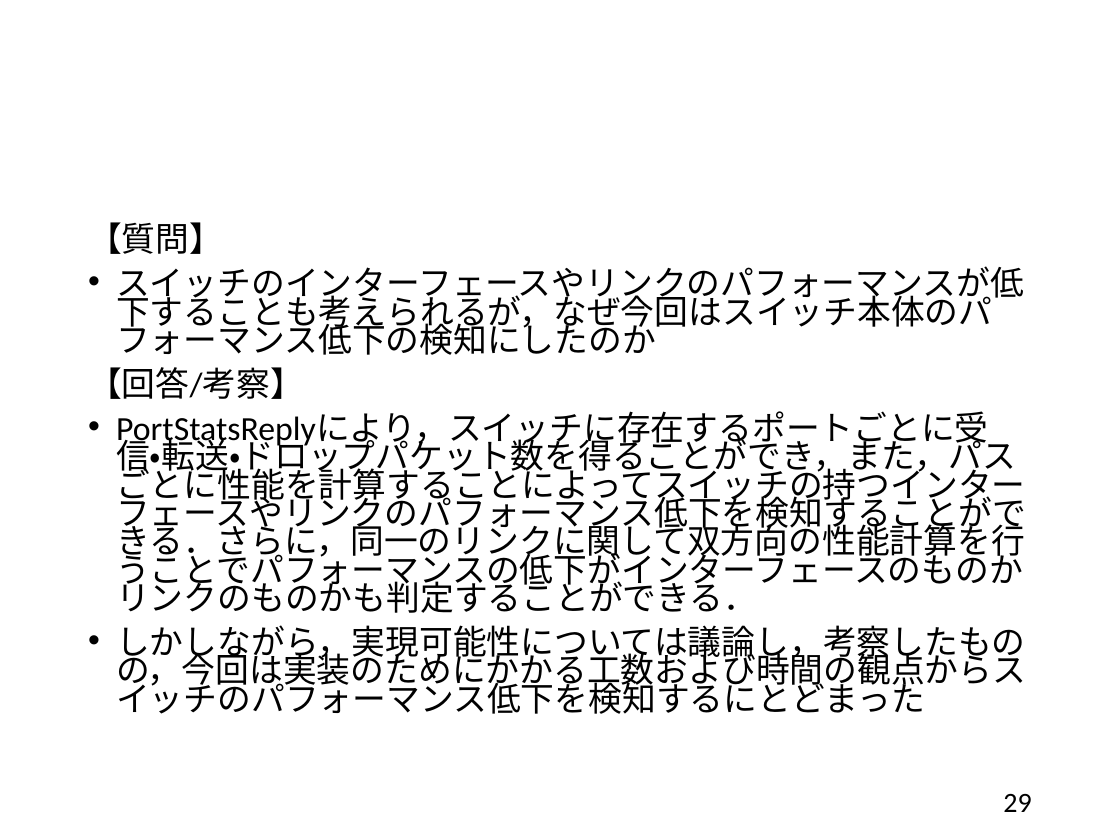
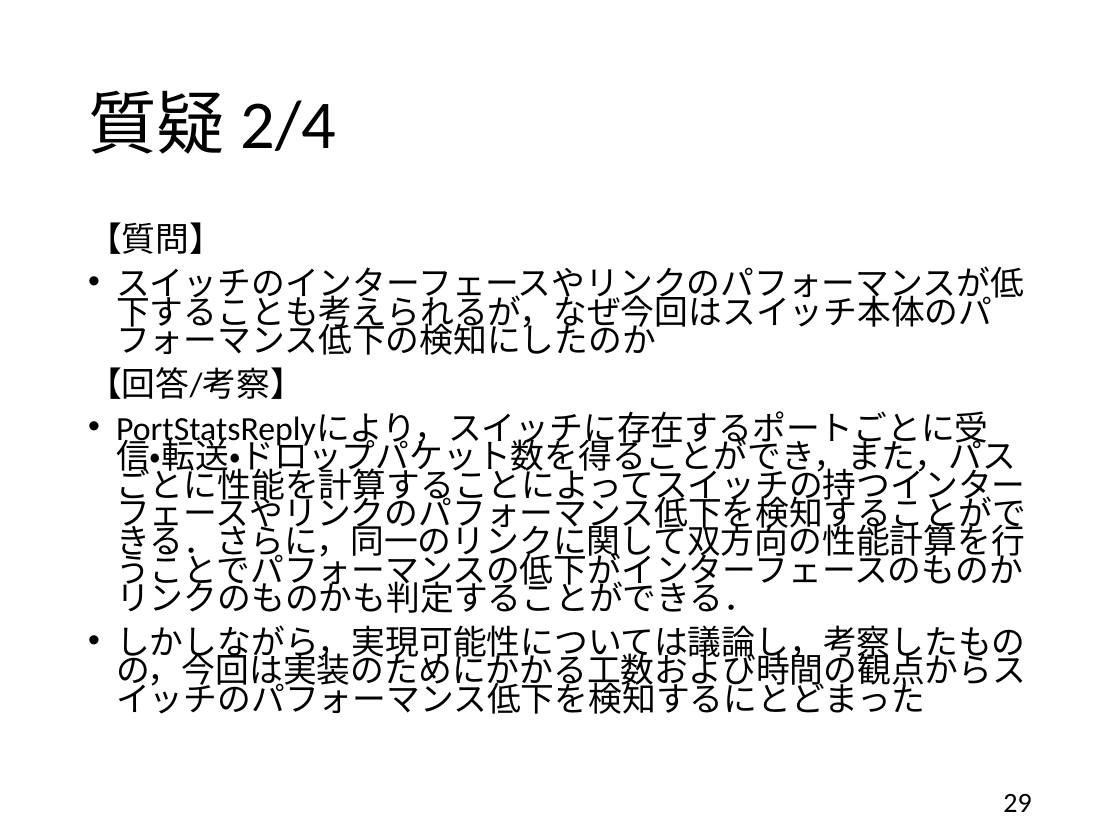
Before and after one commit to handai-trema/IaaS-amn, a slide deck: slide 29 of report_slide.pptx. Drawn at 1120x840 pixels with LibreOffice and Linux fonts; fonts in the diff are those of the drawing. Boxes give left, top, right and bottom in pixels: in the first picture for what was removed or moved away, otherwise in the second. Text is boxed around its words. In the diff, an @@ line names an element or a change of style, - is before the commit and + after.

```diff
--- a/report_slide.pptx
+++ b/report_slide.pptx
@@ title added at [88,90,337,154], 44 pt, text #000000 @@
+質疑 2/4
```
Also in this commit, not shown: 10 other slides changed.
